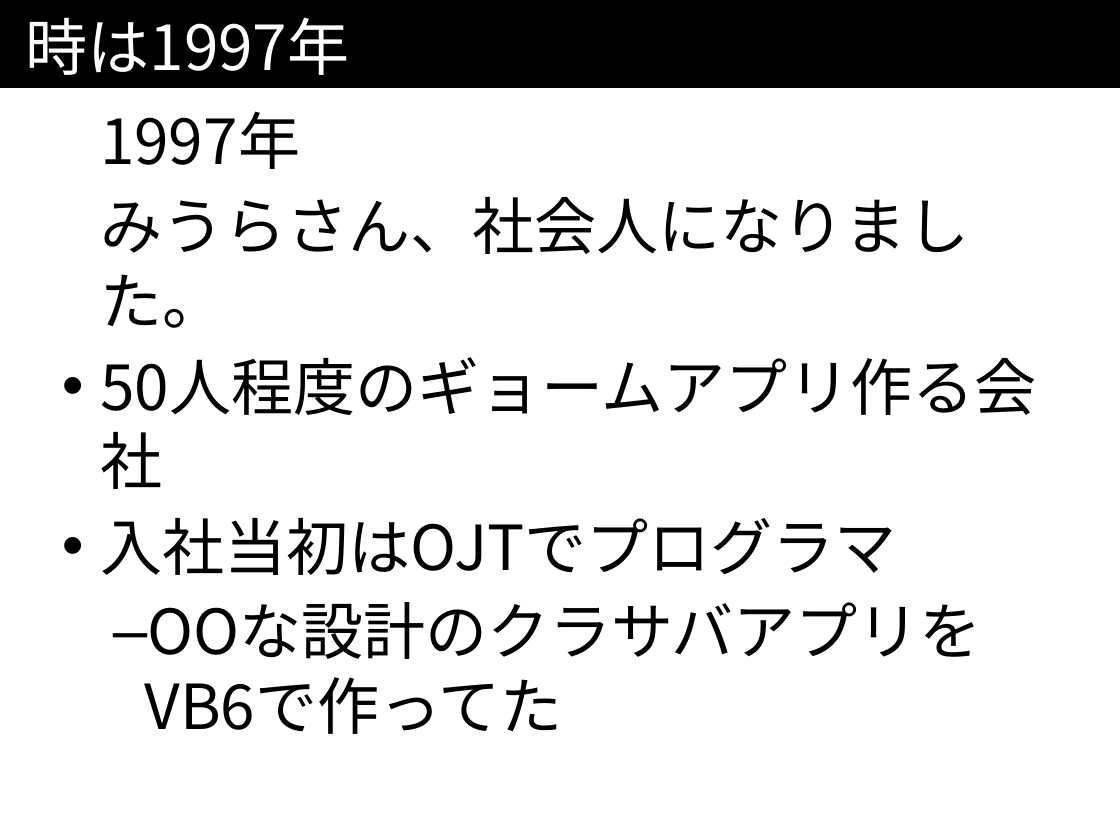
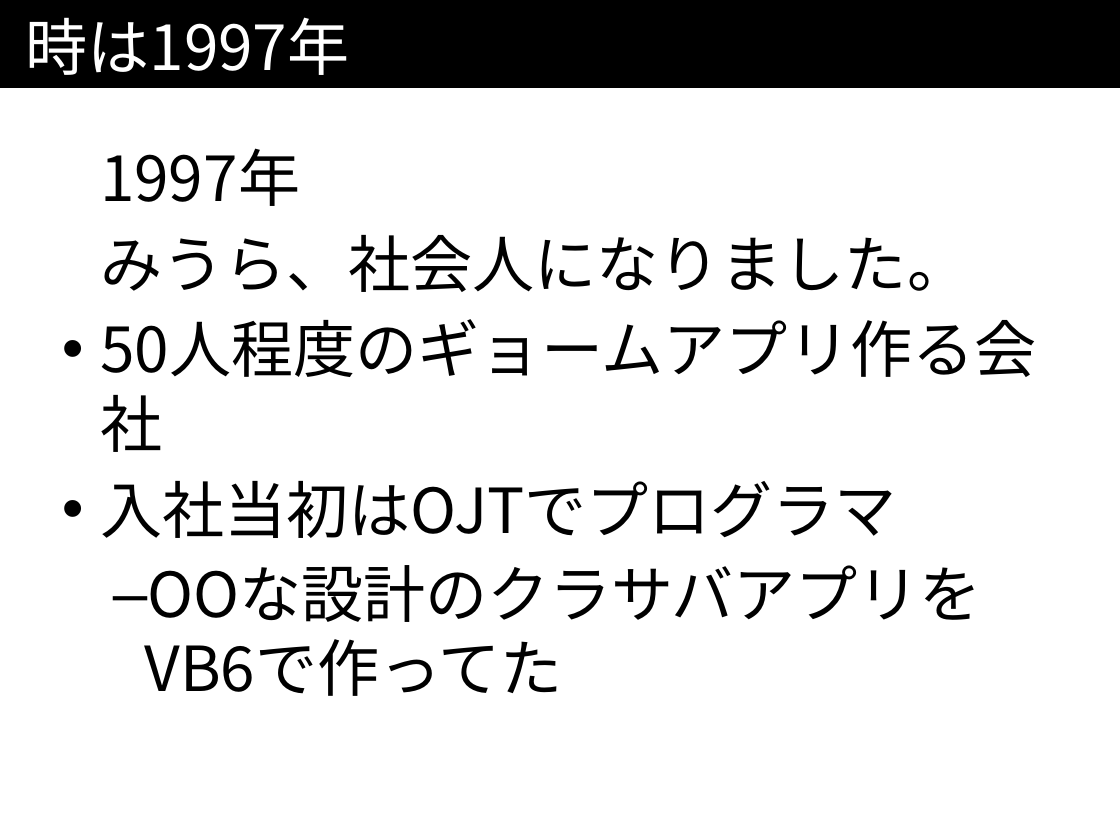
Before and after one commit to kazuhito-m/kazuhito-m.github.io, a slide deck: slide 14 of _drafts/comcamp2016.odp. Drawn at 1120x840 pixels with LibreOffice and Linux fonts; fonts in the diff are those of the drawing. Boxes give left, top, right and bottom in pixels: in the first picture for what was removed or moved away, otherwise in the second. Text is boxed around its words. In the diff, an @@ line names an element or a change of style, - is before the commit and + after.

Commit message:
資料完成。発表したやつを上げる。

```diff
--- a/_drafts/comcamp2016.odp
+++ b/_drafts/comcamp2016.odp
@@ text at box(100, 235, 969, 292): text changed @@
-みうらさん、社会人になりました。
+みうら、社会人になりました。
```
Also in this commit, not shown: 10 other slides changed.
